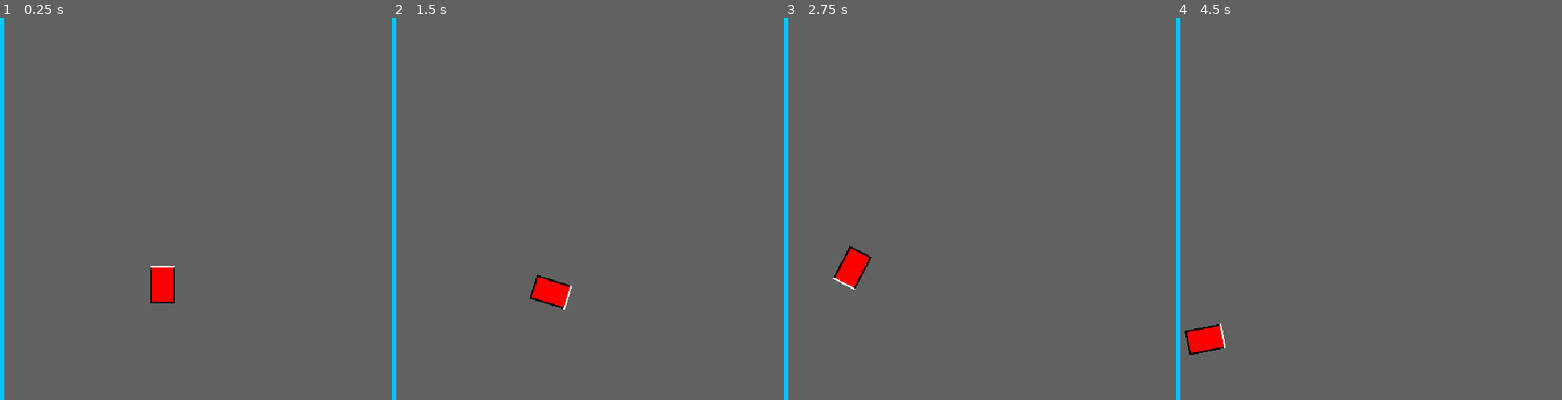
Above: before the commit, frames 1-4 (left to right).
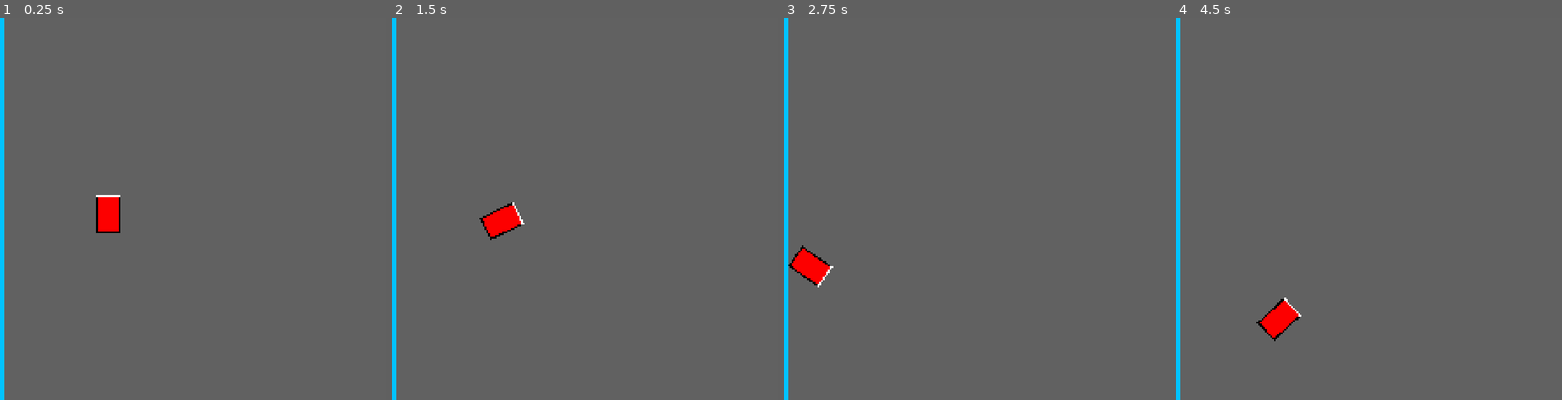
Above: after the commit, the same moments.

Repository: Breadstone58/WriteOfWay
Game: Godot game, scene res://Scenes/Levels/level_0.tscn
The game is run twice, just before and just after one commit, with the same random seed, the same clock (stepped at 60 frames per second) and the same inputs.
Inputs:
- Up to frame 1 (0.25 s): no input
- Up to frame 2 (1.5 s): tap Enter at 0.5 s; hold D (turn_right) 0.53-1.28 s; hold Space (oil) 0.53-1.28 s; hold S (backward) from 1.28 s (still down); tap Space (oil) at 1.35 s
- Up to frame 3 (2.75 s): release S (backward) at 2.03 s; hold D (turn_right) from 2.03 s (still down); hold Space (oil) from 2.03 s (still down)
- Up to frame 4 (4.5 s): release D (turn_right) at 2.78 s; release Space (oil) at 2.78 s; hold W (forward) 2.78-3.53 s; tap Space (oil) at 2.85, 4.35 s; hold Space (oil) 3.53-4.28 s; hold A (turn_left) from 3.53 s (still down)

The runs differ from the first frame. In frame 1, 1.2% of the frame differs, in the area x 24-46%, y 46-75%; in frame 2, 1.3%; in frame 3, 1.2%; in frame 4, 1.3%, in the area x 2-33%, y 73-89%.

Commit message:
Moved lines and line to subviewport

Diff:
--- a/Autoloads/Scenes/line_evaluator.gd
+++ b/Autoloads/Scenes/line_converter.gd
@@ -3,9 +3,12 @@
 
 # Called when the node enters the scene tree for the first time.
 func _ready() -> void:
-	pass # Replace with function body.
+	SignalBus.export_line.connect(_on_line_export)
 
 
 # Called every frame. 'delta' is the elapsed time since the previous frame.
 func _process(delta: float) -> void:
 	pass
+
+func _on_line_export(point_array: PackedVector2Array):
+	Line2D.points = point_array
--- /dev/null
+++ b/Autoloads/Scenes/line_converter.tscn
@@ -0,0 +1,13 @@
+[gd_scene format=3 uid="uid://d2lfhkg3bwcf7"]
+
+[ext_resource type="Script" uid="uid://depc48s12m1uu" path="res://Autoloads/Scenes/line_converter.gd" id="1_y2dy0"]
+
+[node name="LineEval" type="SubViewport" unique_id=1809580380]
+size = Vector2i(648, 648)
+script = ExtResource("1_y2dy0")
+
+[node name="Line2D" type="Line2D" parent="." unique_id=1256573888]
+default_color = Color(0, 0, 0, 1)
+
+[node name="Marker2D" type="Marker2D" parent="." unique_id=1457195172]
+position = Vector2(100, 100)
--- a/Autoloads/Scenes/line_evaluator.tscn
+++ /dev/null
@@ -1,10 +0,0 @@
-[gd_scene format=3 uid="uid://d2lfhkg3bwcf7"]
-
-[ext_resource type="Script" uid="uid://depc48s12m1uu" path="res://Autoloads/Scenes/line_evaluator.gd" id="1_p7agf"]
-
-[node name="LineEval" type="SubViewport" unique_id=1809580380]
-size = Vector2i(648, 648)
-script = ExtResource("1_p7agf")
-
-[node name="Line2D" type="Line2D" parent="." unique_id=1256573888]
-default_color = Color(0, 0, 0, 1)
--- a/Scenes/Levels/level_0.tscn
+++ b/Scenes/Levels/level_0.tscn
@@ -17,9 +17,9 @@
 anchor_top = 0.5
 anchor_right = 0.5
 anchor_bottom = 0.5
-offset_left = 324.0
-offset_right = 972.0
-offset_bottom = 648.0
+offset_left = 648.0
+offset_right = 1944.0
+offset_bottom = 1296.0
 grow_horizontal = 2
 grow_vertical = 2
 size_flags_horizontal = 8
@@ -30,9 +30,11 @@
 position = Vector2(648, 648)
 
 [node name="CollisionShape2D" type="CollisionShape2D" parent="Camera2D/Road/DrivingArea" unique_id=1815559565]
+position = Vector2(648, 648)
 shape = SubResource("WorldBoundaryShape2D_q3bbs")
 
 [node name="CollisionShape2D2" type="CollisionShape2D" parent="Camera2D/Road/DrivingArea" unique_id=827089248]
+position = Vector2(648, 648)
 rotation = -1.5707964
 shape = SubResource("WorldBoundaryShape2D_q3bbs")
 
@@ -47,4 +49,4 @@
 shape = SubResource("WorldBoundaryShape2D_4xhwt")
 
 [node name="Car" parent="." unique_id=236793703 instance=ExtResource("1_y8ppt")]
-position = Vector2(590, 463)
+position = Vector2(998, 687)
--- a/Scenes/car.gd
+++ b/Scenes/car.gd
@@ -1,8 +1,8 @@
 extends CharacterBody2D
 
 
-@export var max_speed = 200
-@export var rotation_speed = 2.5
+@export var max_speed = 400
+@export var rotation_speed = 1.5
 @export var acceleration = 600
 @export var friction = 500
 
@@ -13,11 +13,11 @@
 
 func _ready():
 	oil_line = Line2D.new()
-	oil_line.width = 6
+	oil_line.width = 12
 	oil_line.default_color = Color.BLACK
 	oil_line.antialiased = true
 	#oil_line.set_point_position(0, Vector2($Marker2D.global_position.x,$Marker2D.global_position.y))
-	get_parent().get_child(0).add_child.call_deferred(oil_line)
+	get_parent().add_child.call_deferred(oil_line)
 
 func get_input():
 	rotation_direction = Input.get_axis("turn_left", "turn_right")
@@ -37,10 +37,15 @@
 	get_input()
 	if Input.is_action_pressed("oil"):
 		drawing_active = false
+		#SignalBus.export_line.emit(oil_line.points)
+		var point_array = oil_line.points
+		for i in range(point_array.size()):
+			point_array[i].x -= 648
+		print(point_array)
 	if Input.is_action_pressed("backward"):
 		rotation += rotation_direction * rotation_speed * delta * -1
 	else:
 		rotation += rotation_direction * rotation_speed * delta
 	move_and_slide()
 	if drawing_active:
-		oil_line.add_point(global_position)
+		oil_line.add_point($Marker2D.global_position)
--- a/Scenes/car.tscn
+++ b/Scenes/car.tscn
@@ -7,7 +7,7 @@
 size = Vector2(14, 21)
 
 [node name="Car" type="CharacterBody2D" unique_id=236793703]
-scale = Vector2(3, 3)
+scale = Vector2(6, 6)
 script = ExtResource("1_go66d")
 
 [node name="Marker2D" type="Marker2D" parent="." unique_id=547863482]
--- a/project.godot
+++ b/project.godot
@@ -17,12 +17,13 @@
 
 [autoload]
 
-LineEval="*uid://d2lfhkg3bwcf7"
+LineConv="*uid://d2lfhkg3bwcf7"
 SignalBus="*uid://def5ua5lqfgmk"
 
 [display]
 
-window/size/viewport_width=972
+window/size/viewport_width=1944
+window/size/viewport_height=1296
 window/stretch/mode="canvas_items"
 window/stretch/aspect="expand"
 
Renamed: Autoloads/Scenes/line_evaluator.gd.uid -> Autoloads/Scenes/line_converter.gd.uid
